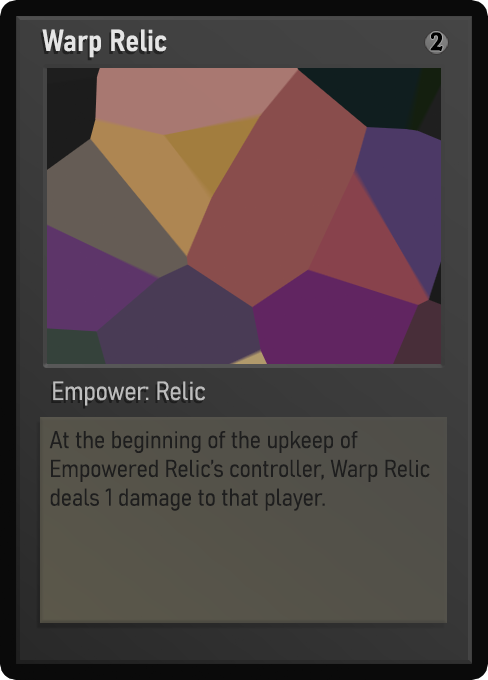
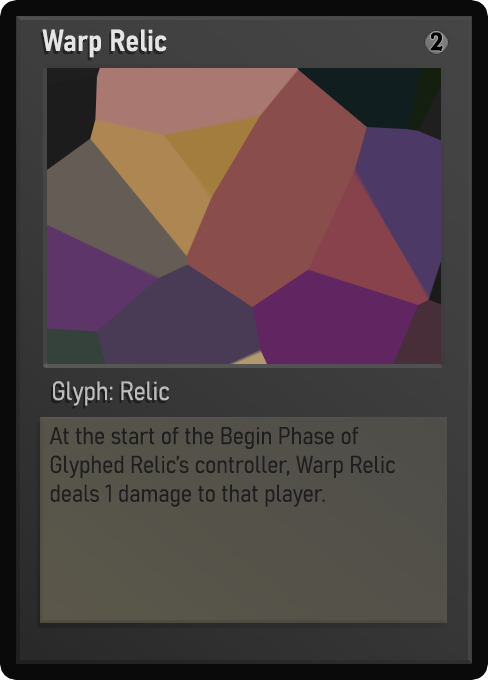
Comparing the layer stacks of the two w=488, h=680 images. Changes:
painted on "Class" over [53, 381, 205, 406]
painted on "Desc_norm" over [49, 427, 430, 511]
